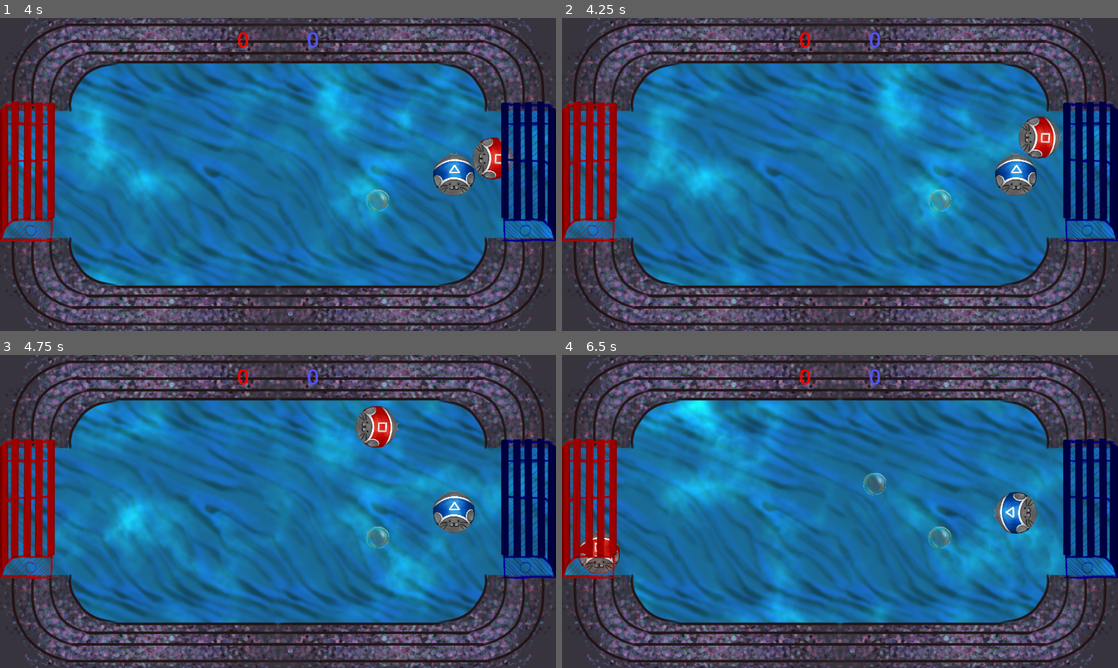
Above: before the commit, frames 1-4 (two rows, left to right).
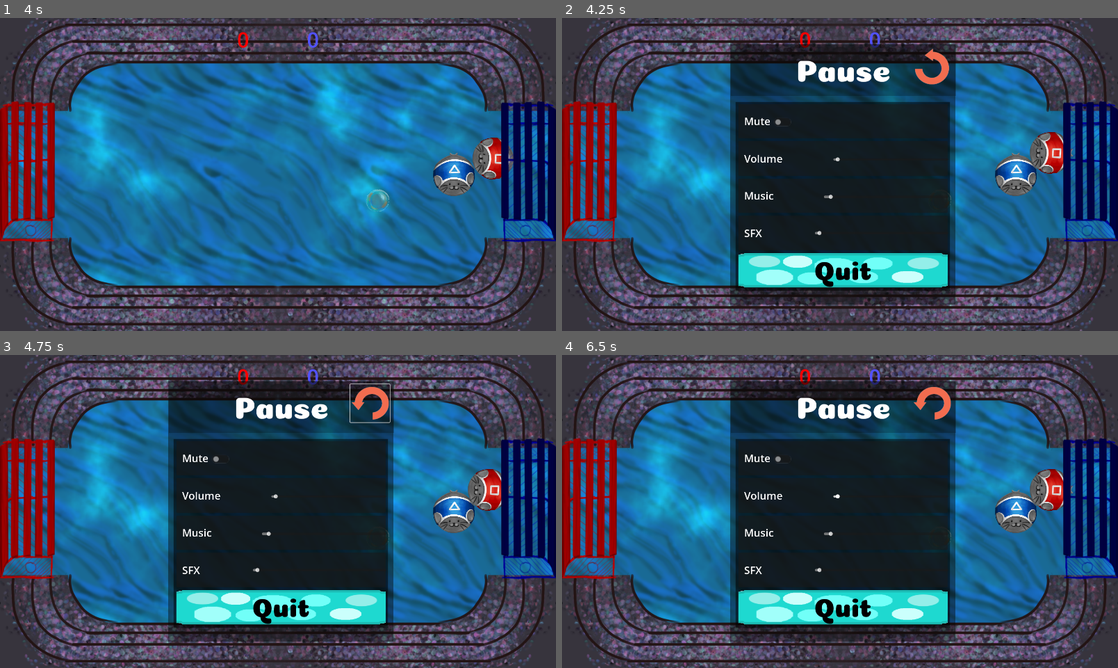
Above: after the commit, the same moments.

Repository: corpusCallosotomy/BubbleBowl
Game: Godot game, scene res://scenes/screens/arena/arena.tscn
Two runs of this game, one before a commit and one after it. Both use one fixed random seed, a clock stepped at 60 frames per second and the inputs below. This scene is started directly instead of the project's main scene. The engine's default icon, where the game draws it, is replaced by a stand-in: a white triangle on a blue panel in a dark square.
Inputs (mouse positions are in pixels of both pictures, inside the frame that each line leads up to):
- Up to frame 1 (4 s): hold D (P1_right) 0.53-1.28 s; tap one key every 0.75 s from 0.6 s: Down (P2_down) Left (P2_left) Right (P2_right) Up (P2_up) Down (P2_down); hold S (P1_down) 1.28-2.03 s; hold D (P1_right) 2.03-2.78 s; hold W (P1_up) 2.78-3.53 s; hold A (P1_left) from 3.53 s (still down)
- Up to frame 2 (4.25 s): keep holding A (P1_left); tap Escape (ui_cancel) at 4.15 s
- Up to frame 3 (4.75 s): release A (P1_left) at 4.25 s; click (372, 401) at 4.27 s
- Up to frame 4 (6.5 s): hold A (P1_left) 5.03-5.78 s; tap Left (P2_left) at 5.1 s; hold S (P1_down) from 5.78 s (still down); tap Right (P2_right) at 5.85 s

Frame 1 is identical in both runs. In frame 2, 34% of the frame differs, in the area x 27-92%, y 8-92%; in frame 3, 38%; in frame 4, 43%, in the area x 0-99%, y 8-92%.

Commit message:
Pause menu functions!!!!!

Diff:
--- a/audio/audioPlayer.tscn
+++ b/audio/audioPlayer.tscn
@@ -3,5 +3,6 @@
 [ext_resource type="Script" path="res://audio/audio_player.gd" id="1_etfjp"]
 
 [node name="AudioPlayer" type="AudioStreamPlayer"]
+process_mode = 3
 bus = &"Music"
 script = ExtResource("1_etfjp")
--- a/project.godot
+++ b/project.godot
@@ -47,6 +47,12 @@
 
 [input]
 
+ui_cancel={
+"deadzone": 0.5,
+"events": [Object(InputEventKey,"resource_local_to_scene":false,"resource_name":"","device":0,"window_id":0,"alt_pressed":false,"shift_pressed":false,"ctrl_pressed":false,"meta_pressed":false,"pressed":false,"keycode":4194305,"physical_keycode":0,"key_label":0,"unicode":0,"location":0,"echo":false,"script":null)
+, Object(InputEventJoypadButton,"resource_local_to_scene":false,"resource_name":"","device":-1,"button_index":6,"pressure":0.0,"pressed":false,"script":null)
+]
+}
 P1_up={
 "deadzone": 0.5,
 "events": [Object(InputEventKey,"resource_local_to_scene":false,"resource_name":"","device":-1,"window_id":0,"alt_press …(192 unchanged characters)…
--- a/scenes/screens/arena/arena.tscn
+++ b/scenes/screens/arena/arena.tscn
@@ -1,6 +1,7 @@
-[gd_scene load_steps=19 format=3 uid="uid://pbnhy6mm8f56"]
+[gd_scene load_steps=20 format=3 uid="uid://pbnhy6mm8f56"]
 
 [ext_resource type="PackedScene" uid="uid://cmkpgtxmycs8j" path="res://scenes/player/Player.tscn" id="1_etxjp"]
+[ext_resource type="Script" path="res://scenes/screens/arena/pauselistener.gd" id="1_je26g"]
 [ext_resource type="PackedScene" uid="uid://0rjhmhgrhrex" path="res://scenes/screens/arena/goal.tscn" id="2_v7y4l"]
 [ext_resource type="Texture2D" uid="uid://ca4ll8jd3evah" path="res://scenes/screens/arena/quickbg.png" id="4_cehqr"]
 [ext_resource type="Script" path="res://scenes/screens/arena/bubble_spawner.gd" id="5_k3v74"]
@@ -52,6 +53,8 @@
 shader_parameter/noise2 = SubResource("NoiseTexture2D_ln7e8")
 
 [node name="Node2D" type="Node2D"]
+process_mode = 1
+script = ExtResource("1_je26g")
 
 [node name="Camera2D" type="Camera2D" parent="."]
 position = Vector2(960, 540)
--- a/scenes/screens/arena/goal.gd
+++ b/scenes/screens/arena/goal.gd
@@ -1,7 +1,7 @@
 extends Area2D
 
 @export var isPlayer1Goal: bool = true
-var confettiParticleScene = preload("res://VFX/confetti2.tscn")
+#var confettiParticleScene = preload("res://VFX/confetti2.tscn")
 # Called when the node enters the scene tree for the first time.
 func _ready():
 	if !isPlayer1Goal:
@@ -16,7 +16,7 @@
 func _on_body_entered(body):
 	print(body)
 	if body.is_in_group("Bubble"):
-		makeConfetti()
+		#makeConfetti()
 		body.killBubble()
 		var scoreToAdd = body.bubbleValue
 		if isPlayer1Goal:
@@ -30,8 +30,8 @@
 			$AudioStreamPlayer2D.play()
 	if body.is_in_group("Spike"):
 		body.teleportHome()
-
-func makeConfetti():
-	var confettiInstance = confettiParticleScene.instantiate()
-	add_sibling.call_deferred(confettiInstance)
-	confettiInstance.position=self.position
+#
+#func makeConfetti():
+	#var confettiInstance = confettiParticleScene.instantiate()
+	#add_sibling.call_deferred(confettiInstance)
+	#confettiInstance.position=self.position
--- /dev/null
+++ b/scenes/screens/arena/pauselistener.gd
@@ -0,0 +1,16 @@
+extends Node2D
+
+var pauseMenuScene = preload("res://scenes/screens/menus/PauseScreen.tscn")
+# Called when the node enters the scene tree for the first time.
+func _ready():
+	pass # Replace with function body.
+
+
+# Called every frame. 'delta' is the elapsed time since the previous frame.
+func _process(_delta):
+	if Input.is_action_just_pressed("ui_cancel"):
+		if get_tree().paused==false:
+			var pauseInstance = pauseMenuScene.instantiate()
+			add_child.call_deferred(pauseInstance)
+			Engine.time_scale = 0
+			get_tree().paused=true
--- a/scenes/screens/menus/PauseScreen.tscn
+++ b/scenes/screens/menus/PauseScreen.tscn
@@ -1,6 +1,7 @@
-[gd_scene load_steps=15 format=3 uid="uid://w66vadkynyw8"]
+[gd_scene load_steps=16 format=3 uid="uid://w66vadkynyw8"]
 
 [ext_resource type="FontFile" uid="uid://dl8o4ya01bbxk" path="res://art/UI/Font/Coiny-Regular.ttf" id="1_2458e"]
+[ext_resource type="Script" path="res://scenes/screens/menus/pause_screen.gd" id="1_ey1b5"]
 [ext_resource type="Texture2D" uid="uid://lkgpki1evqsg" path="res://art/UI/Buttons/Back_Button_Hover.png" id="2_p4nrc"]
 [ext_resource type="Texture2D" uid="uid://cykc2eqfpldio" path="res://art/UI/Buttons/Back_Button.png" id="3_dlt18"]
 [ext_resource type="Script" path="res://scripts/menu_scripts/sceneSwitchButton.gd" id="4_3nwua"]
@@ -28,12 +29,14 @@
 texture = ExtResource("7_kdxkp")
 
 [node name="PauseScreen" type="Control"]
+process_mode = 3
 layout_mode = 3
 anchors_preset = 15
 anchor_right = 1.0
 anchor_bottom = 1.0
 grow_horizontal = 2
 grow_vertical = 2
+script = ExtResource("1_ey1b5")
 
 [node name="CanvasLayer" type="CanvasLayer" parent="."]
 
--- /dev/null
+++ b/scenes/screens/menus/pause_screen.gd
@@ -0,0 +1,7 @@
+extends Control
+
+func _process(_delta):
+	if Input.is_action_just_pressed("ui_cancel"):
+		get_tree().paused=false
+		Engine.time_scale = 1
+		queue_free()
--- a/scripts/menu_scripts/sceneSwitchButton.gd
+++ b/scripts/menu_scripts/sceneSwitchButton.gd
@@ -8,6 +8,8 @@
 @onready var transition_fx = preload("res://audio/sfx/ui/UI_Select.wav")
 
 func _on_pressed() -> void:
+	get_tree().paused=false
+	Engine.time_scale = 1
 	AudioPlayer.play_FX(transition_fx, 0)
 	MatchData.resetScores()
 	get_tree().change_scene_to_file(nextScene)
